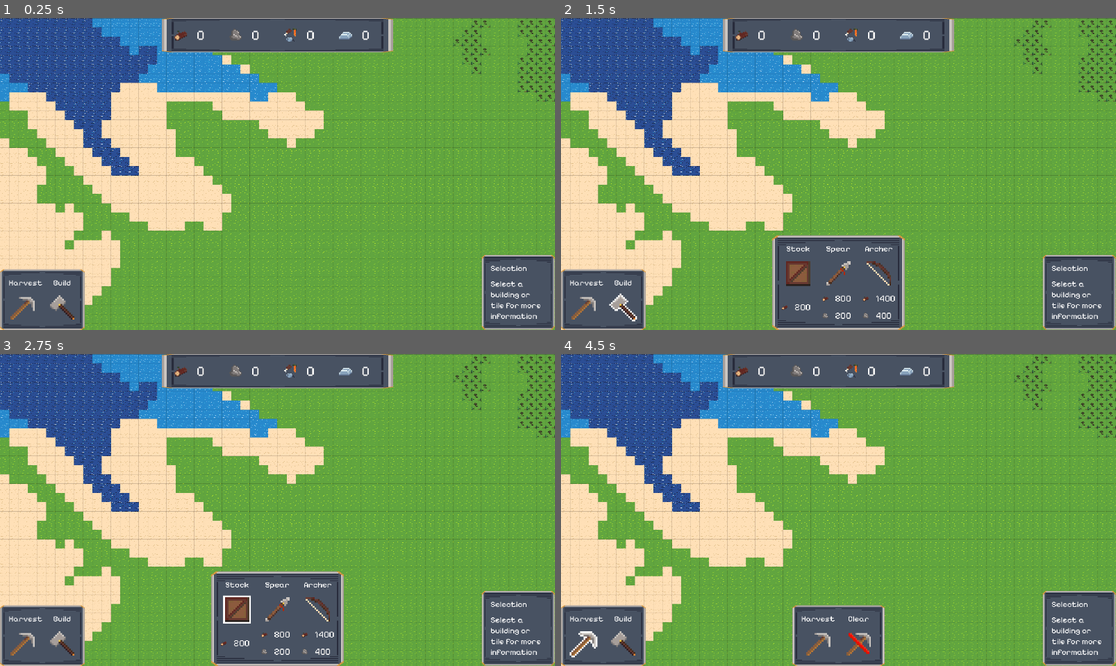
Above: before the commit, frames 1-4 (two rows, left to right).
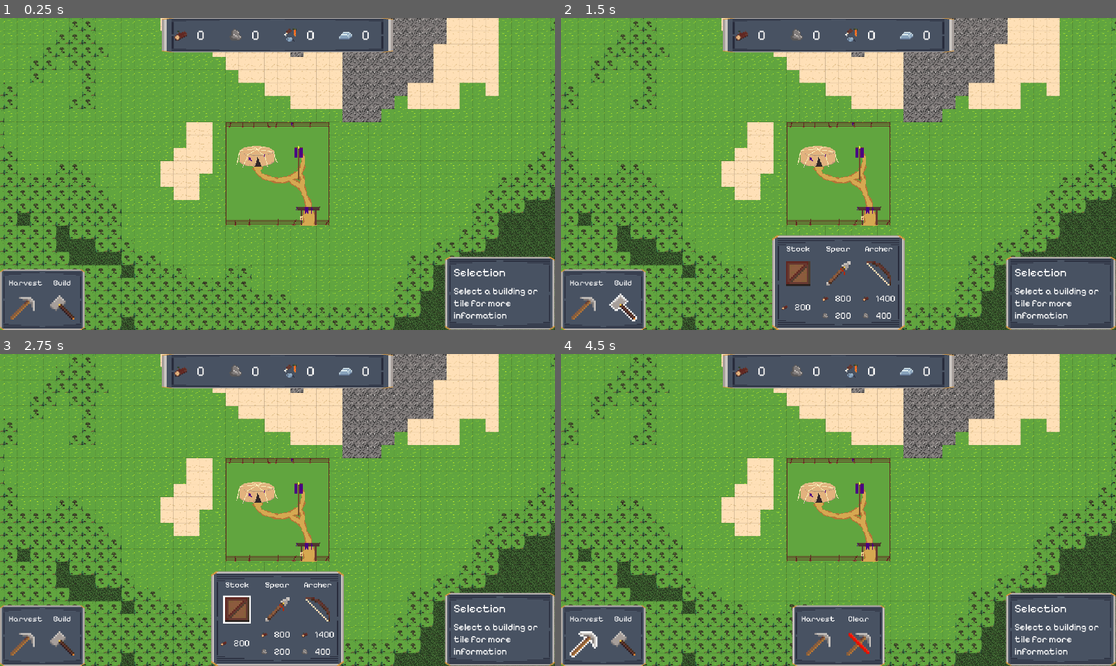
Above: after the commit, the same moments.

Repository: tom-con/erosion-prototype-2
Game: Godot game, scene res://Main.tscn
Same seed, same stepped clock (60 frames per second), same inputs: the game is played once before the commit and once after it.
Inputs (mouse positions are in pixels of both pictures, inside the frame that each line leads up to):
- Up to frame 1 (0.25 s): no input
- Up to frame 2 (1.5 s): click (588, 308) at 0.5 s; click (622, 308) at 1.25 s
- Up to frame 3 (2.75 s): click (238, 609) at 2.02 s
- Up to frame 4 (4.5 s): click (838, 609) at 2.77 s; click (877, 609) at 3.52 s; click (588, 644) at 4.25 s

The runs differ from the first frame. In frame 1, 51% of the frame differs, in the area x 0-100%, y 0-100%; in frame 2, 49%; in frame 3, 49%; in frame 4, 50%.

Commit message:
Adds tile selection working properly with draggable areas

Diff:
--- a/Main.tscn
+++ b/Main.tscn
@@ -7,6 +7,7 @@
 [ext_resource type="PackedScene" uid="uid://1o7brk0wgsef" path="res://scenes/ui/panels/InfoPanel.tscn" id="4_3dxm6"]
 [ext_resource type="PackedScene" uid="uid://bwmevbtibwtnf" path="res://scenes/ui/panels/ActionPanel.tscn" id="4_cm0pq"]
 [ext_resource type="PackedScene" uid="uid://dge007vcluq33" path="res://scenes/ui/panels/ResourcePanel.tscn" id="5_lgr22"]
+[ext_resource type="PackedScene" uid="uid://u8w0kvhutlt2" path="res://scenes/vfx/selection_highlight.tscn" id="8_trn2v"]
 
 [node name="Main" type="Node2D"]
 script = ExtResource("1_r0du0")
@@ -28,3 +29,5 @@
 
 [node name="RtsCamera" parent="." instance=ExtResource("2_uu6xs")]
 position = Vector2(960, 539)
+
+[node name="SelectionHighlight" parent="." instance=ExtResource("8_trn2v")]
--- a/main.gd
+++ b/main.gd
@@ -8,7 +8,23 @@
 @onready var terrain_map: TerrainMap = $TerrainMap
 @onready var info_panel: InfoPanel = get_node("CanvasLayer/InfoPanel")
 @onready var resource_panel: ResourcePanel = get_node("CanvasLayer/ResourcePanel")
+@onready var action_panel: ActionPanel = get_node("CanvasLayer/ActionPanel")
+@onready var context_panel: ContextPanel = get_node("CanvasLayer/ContextPanel")
+@onready var selection_highlight: SelectionHighlight = $SelectionHighlight
 @onready var game: Node = get_node_or_null("/root/Game")
+
+const TILE_REFRESH_INTERVAL: float = 0.25
+var _selected_tile: Vector2i = Vector2i(-1, -1)
+var _selected_tiles: Array[Vector2i] = []
+var _tile_refresh_elapsed: float = 0.0
+
+var _is_placing_building: bool = false
+
+const DRAG_MIN_DISTANCE: float = 8.0
+var _is_dragging: bool = false
+var _drag_start_screen: Vector2 = Vector2.ZERO
+var _drag_start_world: Vector2 = Vector2.ZERO
+var _drag_current_world: Vector2 = Vector2.ZERO
 
 var _bases: Array[BaseBuilding] = []
 
@@ -16,13 +32,111 @@
 	set_process_input(true)
 	set_process(true)
 	call_deferred("_initialize_world")
+
+func _process(delta: float) -> void:
+	if _selected_tiles.size() != 1:
+		return
+	_tile_refresh_elapsed += delta
+	if _tile_refresh_elapsed < TILE_REFRESH_INTERVAL:
+		return
+	_tile_refresh_elapsed = 0.0
+	_refresh_selected_tile_info()
+
+func _refresh_selected_tile_info() -> void:
+	if not terrain_map or _selected_tiles.size() != 1:
+		return
+	_show_tile_details(_selected_tiles[0])
 
 func _initialize_world() -> void:
 	if terrain_map:
 		_update_camera_bounds()
 		_spawn_bases()
 	resource_panel._render_resources_for_player()
-
+	_focus_camera_on_player_base()
+
+
+func _input(event: InputEvent) -> void:
+	if _is_placing_building:
+		print("PLACING BUILDING")
+		#if event is InputEventMouseMotion:
+			#_update_placement_preview()
+		#elif event is InputEventMouseButton:
+			#var mb: InputEventMouseButton = event
+			#if not mb.pressed:
+				#return
+			#if mb.button_index == MOUSE_BUTTON_LEFT:
+				#if _is_mouse_over_ui(mb.position):
+					#return
+				#_try_place_building()
+			#if mb.button_index == MOUSE_BUTTON_RIGHT:
+				#_cancel_build_mode()
+		return
+	if event is InputEventMouseButton:
+		var mb: InputEventMouseButton = event
+		if mb.button_index == MOUSE_BUTTON_LEFT:
+			if mb.pressed and not mb.double_click and not mb.is_echo():
+				if _is_mouse_over_ui(mb.position):
+					return
+				_begin_drag_selection(mb.position)
+			elif not mb.pressed and _is_dragging:
+				_finish_drag_selection(mb.position)
+	elif event is InputEventMouseMotion and _is_dragging:
+		var mm: InputEventMouseMotion = event
+		_update_drag_highlight(mm.position)
+
+func _is_mouse_over_ui(screen_position: Vector2) -> bool:
+	if info_panel and _control_has_screen_point(info_panel, screen_position):
+		return true
+	if resource_panel and _control_has_screen_point(resource_panel, screen_position):
+		return true
+	if action_panel and _control_has_screen_point(action_panel, screen_position):
+		return true
+	if context_panel and _control_has_screen_point(context_panel, screen_position):
+		return true
+	return false
+
+func _control_has_screen_point(control: Control, screen_position: Vector2) -> bool:
+	if not control.visible:
+		return false
+	var rect: Rect2 = control.get_global_rect()
+	return rect.has_point(screen_position)
+
+func _begin_drag_selection(screen_position: Vector2) -> void:
+	_is_dragging = true
+	_drag_start_screen = screen_position
+	_drag_start_world = camera.get_global_mouse_position()
+	_drag_current_world = _drag_start_world
+	if selection_highlight:
+		var rect := _make_drag_rect(_drag_start_world, _drag_current_world)
+		selection_highlight.show_rect(rect)
+
+func _update_drag_highlight(_screen_position: Vector2) -> void:
+	_drag_current_world = camera.get_global_mouse_position()
+	if selection_highlight:
+		var rect := _make_drag_rect(_drag_start_world, _drag_current_world)
+		selection_highlight.show_rect(rect)
+
+
+func _finish_drag_selection(screen_position: Vector2) -> void:
+	var end_world: Vector2 = camera.get_global_mouse_position()
+	var drag_distance: float = (_drag_start_screen - screen_position).length()
+	_is_dragging = false
+	if selection_highlight:
+		selection_highlight.hide_highlight()
+	if drag_distance < DRAG_MIN_DISTANCE:
+		_handle_click_at(end_world)
+		return
+	_select_tiles_in_rect(_drag_start_world, end_world)
+
+func _make_drag_rect(a: Vector2, b: Vector2) -> Rect2:
+	var origin: Vector2 = Vector2(min(a.x, b.x), min(a.y, b.y))
+	var size: Vector2 = Vector2(abs(a.x - b.x), abs(a.y - b.y))
+	return Rect2(origin, size)
+
+func _handle_click_at(world_pos: Vector2) -> void:
+	if _select_structure_at(world_pos):
+		return
+	_select_tile_at(world_pos)
 
 func _spawn_bases() -> void:
 	if base_scene == null or terrain_map == null:
@@ -162,3 +276,269 @@
 		return
 	if not terrain_map.is_tile_within_bounds(tile):
 		info_panel.show_prompt()
+		if selection_highlight:
+			selection_highlight.hide_highlight()
+		_clear_tile_selection()
+		return
+	var cell: Dictionary = terrain_map.get_cell(tile.x, tile.y)
+	if cell.is_empty():
+		info_panel.show_prompt()
+		if selection_highlight:
+			selection_highlight.hide_highlight()
+		_clear_tile_selection()
+		return
+	var type_name: String = cell.get("type", "unknown")
+	var data: Dictionary = cell.get("data", {})
+	var passable: bool = data.get("passable", true)
+	var speed: float = data.get("speed", 1.0)
+	var max_health: int = int(data.get("max_health", data.get("harvest_amount", 0)))
+	var health: int = int(data.get("health", max_health))
+	if selection_highlight:
+		selection_highlight.show_edges(_tile_edge_segments([tile]))
+	var harvestable: bool = terrain_map.is_tile_harvestable(tile)
+	var marked: bool = terrain_map.is_tile_marked_for_harvest(tile)
+	info_panel.show_tile_info(type_name, passable, speed, tile, harvestable, marked, health, max_health)
+	_selected_tile = tile
+	_selected_tiles = [tile]
+	_reset_tile_refresh()
+
+func _tile_edge_segments(tiles: Array[Vector2i]) -> Array:
+	var segments: Array = []
+	if tiles.is_empty() or not terrain_map:
+		return segments
+	var tile_set: Dictionary = {}
+	for tile in tiles:
+		tile_set[_local_tile_key(tile)] = true
+	var size: float = float(terrain_map.tile_size)
+	for tile in tiles:
+		var origin: Vector2 = terrain_map.global_position + Vector2(tile.x * size, tile.y * size)
+		var tl: Vector2 = origin
+		var tr: Vector2 = origin + Vector2(size, 0.0)
+		var br: Vector2 = origin + Vector2(size, size)
+		var bl: Vector2 = origin + Vector2(0.0, size)
+		if not tile_set.has(_local_tile_key(tile + Vector2i(0, -1))):
+			segments.append(PackedVector2Array([tl, tr]))
+		if not tile_set.has(_local_tile_key(tile + Vector2i(1, 0))):
+			segments.append(PackedVector2Array([tr, br]))
+		if not tile_set.has(_local_tile_key(tile + Vector2i(0, 1))):
+			segments.append(PackedVector2Array([br, bl]))
+		if not tile_set.has(_local_tile_key(tile + Vector2i(-1, 0))):
+			segments.append(PackedVector2Array([bl, tl]))
+	return segments
+
+func _select_tiles_in_rect(start_world: Vector2, end_world: Vector2) -> void:
+	if not terrain_map:
+		return
+	var start_tile: Vector2i = terrain_map.get_tile_coords(start_world)
+	var end_tile: Vector2i = terrain_map.get_tile_coords(end_world)
+	var min_x: int = min(start_tile.x, end_tile.x)
+	var max_x: int = max(start_tile.x, end_tile.x)
+	var min_y: int = min(start_tile.y, end_tile.y)
+	var max_y: int = max(start_tile.y, end_tile.y)
+	var tiles: Array[Vector2i] = []
+	for y in range(min_y, max_y + 1):
+		for x in range(min_x, max_x + 1):
+			var tile: Vector2i = Vector2i(x, y)
+			if not terrain_map.is_tile_within_bounds(tile):
+				continue
+			if not terrain_map.is_tile_harvestable(tile):
+				continue
+			var cell: Dictionary = terrain_map.get_cell(tile.x, tile.y)
+			if cell.is_empty():
+				continue
+			tiles.append(tile)
+	if tiles.is_empty():
+		if selection_highlight:
+			selection_highlight.hide_highlight()
+		if info_panel:
+			info_panel.show_prompt()
+		_clear_tile_selection()
+		return
+	if tiles.size() == 1:
+		_show_tile_details(tiles[0])
+		return
+	_apply_multi_tile_selection(tiles)
+
+func _apply_multi_tile_selection(tiles: Array[Vector2i]) -> void:
+	_selected_tiles = tiles.duplicate()
+	_selected_tile = tiles[0]
+	var harvestable_count: int = _count_harvestable(tiles)
+	var marked_count: int = _count_marked(tiles)
+	var markable_count: int = _count_markable(tiles)
+	if selection_highlight:
+		selection_highlight.show_edges(_tile_edge_segments(tiles))
+	if info_panel:
+		info_panel.show_tiles_info(tiles.size(), harvestable_count, marked_count, markable_count, tiles[0])
+	_reset_tile_refresh()
+
+func _count_harvestable(tiles: Array[Vector2i]) -> int:
+	if not terrain_map:
+		return 0
+	var count: int = 0
+	for tile in tiles:
+		if terrain_map.is_tile_harvestable(tile):
+			count += 1
+	return count
+
+
+func _count_marked(tiles: Array[Vector2i]) -> int:
+	if not terrain_map:
+		return 0
+	var count: int = 0
+	for tile in tiles:
+		if terrain_map.is_tile_marked_for_harvest(tile):
+			count += 1
+	return count
+
+
+func _count_markable(tiles: Array[Vector2i]) -> int:
+	if not terrain_map:
+		return 0
+	var count: int = 0
+	for tile in tiles:
+		if terrain_map.is_tile_harvestable(tile) and not terrain_map.is_tile_marked_for_harvest(tile):
+			count += 1
+	return count
+
+func _select_structure_at(world_position: Vector2) -> bool:
+	var params: PhysicsPointQueryParameters2D = PhysicsPointQueryParameters2D.new()
+	params.position = world_position
+	params.collide_with_areas = true
+	params.collide_with_bodies = true
+	params.collision_mask = 0xFFFFFFFF
+
+	var space_state: PhysicsDirectSpaceState2D = get_world_2d().direct_space_state
+	var results: Array = space_state.intersect_point(params, 16)
+	for result in results:
+		var collider: Object = result.get("collider")
+		if collider is Area2D:
+			continue
+		var building: Node = _ascend_to_building(collider)
+		if building:
+			print("[Select] Click hit building: %s via %s" % [building.name, collider.get_class()])
+			if building is BaseBuilding:
+				var hp_val: Variant = building.get("health") if building.has_method("get") else 0
+				var max_hp_val: Variant = building.get("max_health") if building.has_method("get") else 0
+				var hp: int = int(hp_val) if hp_val != null else 0
+				var max_hp: int = int(max_hp_val) if max_hp_val != null else 0
+				info_panel.show_structure_info("Base", hp, max_hp, _owner_label(building))
+			#elif building is SpearmanBarracks:
+				#var hp_val: Variant = building.get("health") if building.has_method("get") else 0
+				#var max_hp_val: Variant = building.get("max_health") if building.has_method("get") else 0
+				#var hp: int = int(hp_val) if hp_val != null else 0
+				#var max_hp: int = int(max_hp_val) if max_hp_val != null else 0
+				#info_panel.show_structure_info("Spearman Barracks", hp, max_hp, _owner_label(building))
+			#elif building is Stockpile:
+				#var hp_sp_val: Variant = building.get("health") if building.has_method("get") else 0
+				#var max_hp_sp_val: Variant = building.get("max_health") if building.has_method("get") else 0
+				#var hp_sp: int = int(hp_sp_val) if hp_sp_val != null else 0
+				#var max_hp_sp: int = int(max_hp_sp_val) if max_hp_sp_val != null else 0
+				#info_panel.show_structure_info("Stockpile", hp_sp, max_hp_sp, _owner_label(building))
+			# TODO: Building upgrades logic in new context panel
+			#if upgrade_panel:
+				#if building is BaseBuilding or building is SpearmanBarracks:
+					#upgrade_panel.show_for_target(building)
+				#else:
+					#upgrade_panel.hide_panel()
+			#_set_selected_upgrade_target(building)
+			if selection_highlight and building.has_method("get_collision_rect"):
+				var rect: Rect2 = building.get_collision_rect()
+				selection_highlight.show_rect(rect)
+			_clear_tile_selection()
+			_tile_refresh_elapsed = 0.0
+			return true
+	print("[Select] No structure hit")
+	# TODO: Impelemnt after upgrades refactor
+	#if upgrade_panel:
+		#upgrade_panel.hide_panel()
+	#_set_selected_upgrade_target(null)
+	return false
+
+
+func _select_tile_at(world_position: Vector2) -> void:
+	# TODO: Upgrades logic
+	#if upgrade_panel:
+		#upgrade_panel.hide_panel()
+	#_set_selected_upgrade_target(null)
+	if not terrain_map:
+		print("[Select] No terrain map available")
+		info_panel.show_prompt()
+		if selection_highlight:
+			selection_highlight.hide_highlight()
+		_clear_tile_selection()
+		return
+	var tile: Vector2i = terrain_map.get_tile_coords(world_position)
+	if not terrain_map.is_tile_within_bounds(tile):
+		print("[Select] Clicked outside map %s" % str(tile))
+		info_panel.show_prompt()
+		if selection_highlight:
+			selection_highlight.hide_highlight()
+		_clear_tile_selection()
+		return
+	var cell: Dictionary = terrain_map.get_cell(tile.x, tile.y)
+	if cell.is_empty():
+		print("[Select] Tile data missing at %s" % str(tile))
+		info_panel.show_prompt()
+		if selection_highlight:
+			selection_highlight.hide_highlight()
+		_clear_tile_selection()
+		return
+	_show_tile_details(tile)
+
+func _local_tile_key(tile: Vector2i) -> String:
+	return "%d,%d" % [tile.x, tile.y]
+
+func _clear_tile_selection() -> void:
+	_selected_tile = Vector2i(-1, -1)
+	_selected_tiles.clear()
+	_reset_tile_refresh()
+
+func _reset_tile_refresh() -> void:
+	_tile_refresh_elapsed = 0.0
+
+func _ascend_to_building(node: Object) -> Node:
+	if node == null:
+		return null
+	var current: Object = node
+	while current:
+		if current.is_in_group("buildings"):
+			return current as Node
+		if current is Node:
+			current = current.get_parent()
+		else:
+			break
+	return null
+
+func _focus_camera_on_player_base() -> void:
+	if camera == null:
+		return
+	var player_base: BaseBuilding = null
+	for n in get_tree().get_nodes_in_group("bases"):
+		var b: BaseBuilding = n as BaseBuilding
+		if b and b.is_player:
+			player_base = b
+			break
+	if player_base == null:
+		return
+	var desired_zoom: float = 1.0
+	var desired_tiles_span: float = 24.0
+	var tile_size: int = terrain_map.tile_size if terrain_map else 32
+	var base_rect: Rect2 = player_base.get_collision_rect()
+	var target_world_size: float = desired_tiles_span * tile_size
+	if not terrain_map and player_base.tile_width > 0:
+		if player_base.tile_width > 0:
+			var approx_tile: float = base_rect.size.x / float(player_base.tile_width)
+			if approx_tile > 0.0:
+				target_world_size = desired_tiles_span * approx_tile
+	var viewport_size: Vector2 = get_viewport_rect().size
+	var base_axis: float = min(viewport_size.x, viewport_size.y)
+	if base_axis > 0.0:
+		desired_zoom = clamp(base_axis / target_world_size, camera.zoom_min, camera.zoom_max)
+	var focus_position: Vector2 = player_base.get_collision_center()
+	camera.global_position = focus_position
+	camera._target_pos = focus_position
+	camera._target_zoom = desired_zoom
+	camera.zoom = Vector2(desired_zoom, desired_zoom)
+
+func _owner_label(base: BaseBuilding) -> String:
+	return "You" if base.is_player else "Enemy"
--- a/project.godot
+++ b/project.godot
@@ -24,14 +24,12 @@
 
 window/size/viewport_width=1920
 window/size/viewport_height=1080
-window/size/mode=2
 
 [input]
 
 cam_drag={
 "deadzone": 0.2,
 "events": [Object(InputEventMouseButton,"resource_local_to_scene":false,"resource_name":"","device":-1,"window_id":0,"a …(259 unchanged characters)…
-, Object(InputEventMouseButton,"resource_local_to_scene":false,"resource_name":"","device":-1,"window_id":0,"alt_pressed":false,"shift_pressed":false,"ctrl_pressed":false,"meta_pressed":true,"button_mask":1,"position":Vector2(191, 38),"global_position":Vector2(210, 134),"factor":1.0,"button_index":1,"canceled":false,"pressed":true,"double_click":false,"script":null)
 ]
 }
 cam_right={
--- a/scenes/buildings/base/base.gd
+++ b/scenes/buildings/base/base.gd
@@ -85,3 +85,18 @@
 			var rect_shape: RectangleShape2D = _collider_shape.shape as RectangleShape2D
 			if rect_shape:
 				rect_shape.size = desired_size
+
+func get_collision_rect() -> Rect2:
+	if _collider_shape and _collider_shape.is_inside_tree():
+		var rect_shape: RectangleShape2D = _collider_shape.shape as RectangleShape2D
+		if rect_shape:
+			var size: Vector2 = rect_shape.size
+			var origin: Vector2 = _collider_shape.global_position - size * 0.5
+			return Rect2(origin, size)
+	return Rect2(global_position - Vector2(128, 128), Vector2(256, 256))
+
+func get_collision_center() -> Vector2:
+	if _collider_shape and _collider_shape.is_inside_tree():
+		# CollisionShape2D is a Node2D; use its global_position for an accurate center
+		return _collider_shape.global_position
+	return global_position
--- a/scenes/terrain/terrain_map.gd
+++ b/scenes/terrain/terrain_map.gd
@@ -148,6 +148,8 @@
 var _building_regions: Array = []
 var _building_rects: Dictionary = {}
 var _building_blockers: Dictionary = {}
+
+var _harvest_tags: Dictionary = {}
 
 func _ready() -> void:
 	add_to_group("terrain_map")
@@ -488,3 +490,24 @@
 			else:
 				draw_rect(rect, color, true)
 			draw_rect(rect, Color(0, 0, 0, 0.1), false, 1.0)
+
+func is_tile_harvestable(tile: Vector2i, allowed_resources: Array = []) -> bool:
+	if not is_tile_within_bounds(tile):
+		return false
+	var cell: Dictionary = _grid[tile.y][tile.x]
+	if cell.is_empty():
+		return false
+	var data: Dictionary = cell.get("data", {})
+	var resource_type: String = data.get("resource_type", "")
+	if resource_type == "":
+		return false
+	var remaining: int = data.get("health", data.get("harvest_amount", 0))
+	if remaining <= 0:
+		return false
+	if allowed_resources.is_empty():
+		return true
+	return allowed_resources.has(resource_type)
+
+func is_tile_marked_for_harvest(tile: Vector2i) -> bool:
+	var key: String = _tile_key(tile)
+	return _harvest_tags.get(key, false)
--- a/scenes/ui/camera/rts_camera.gd
+++ b/scenes/ui/camera/rts_camera.gd
@@ -35,6 +35,7 @@
 	_viewport_size = get_viewport_rect().size
 
 	get_viewport().size_changed.connect(_on_viewport_size_changed)
+
 
 func _configure_world_bounds() -> void:
 	var terrain_map: TerrainMap = get_node(tilemap_path)
--- a/scenes/ui/panels/InfoPanel.tscn
+++ b/scenes/ui/panels/InfoPanel.tscn
@@ -22,15 +22,17 @@
 layout_mode = 2
 
 [node name="VBoxContainer" type="VBoxContainer" parent="MarginContainer"]
-custom_minimum_size = Vector2(192, 192)
+custom_minimum_size = Vector2(320, 192)
 layout_mode = 2
 
 [node name="TitleLabel" type="Label" parent="MarginContainer/VBoxContainer"]
 unique_name_in_owner = true
 layout_mode = 2
 size_flags_vertical = 3
+theme_override_font_sizes/font_size = 40
 
 [node name="DescriptionLabel" type="Label" parent="MarginContainer/VBoxContainer"]
 unique_name_in_owner = true
 layout_mode = 2
 size_flags_vertical = 3
+theme_override_font_sizes/font_size = 32
--- a/scenes/ui/panels/info_panel.gd
+++ b/scenes/ui/panels/info_panel.gd
@@ -30,7 +30,7 @@
 	var pretty: String = _format_tile_name(type_name)
 	_title_label.text = pretty
 	var passable_text = "Pathing: %s" % "Passable" if passable else "Impassable"
-	var speed_text = "Speed: %.2fx %s" % speed
+	var speed_text = "Speed: %.2fx" % speed
 	var health_text = "Health: %d/%d" % [health, max_health]
 	_description_label.text = "%s\n%s\n%s" % [passable_text, speed_text, health_text]
 	_selected_tile = tile_coords
@@ -38,6 +38,24 @@
 	selection_can_harvest = can_harvest and not is_marked
 	selection_marked = is_marked
 
+func show_tiles_info(tile_count: int, harvestable_count: int, marked_count: int, markable_count: int, anchor_tile: Vector2i) -> void:
+	_title_label.text = "Tiles Selected"
+	var number_text: String = "Tiles: %d" % tile_count
+	var harvestable_text: String = "Harvestable: %d" % harvestable_count
+	var marked_text: String = "Marked: %d" % marked_count
+	_description_label.text = "%s\n%s\n%s" % [number_text, harvestable_text, marked_text]
+	_selected_tile = anchor_tile
+	_selected_tile_count = tile_count
+	selection_can_harvest = markable_count > 0
+	selection_marked = marked_count > 0
+
+func show_structure_info(structure_name: String, health: int, max_health: int, structure_owner: String) -> void:
+	_title_label.text = structure_name
+	var health_text: String = "Health: %d / %d" % [health, max_health]
+	var owner_text: String = "Owner: %s" % structure_owner
+	_description_label.text = "%s\n%s" % [health_text, owner_text]
+	_clear_tile_selection()
+
 func _format_tile_name(type_name: String) -> String:
 	var formatted: String = type_name.replace("_", " ")
 	return formatted.capitalize()
Not shown: 1 places in Main.tscn that only renumber resources
